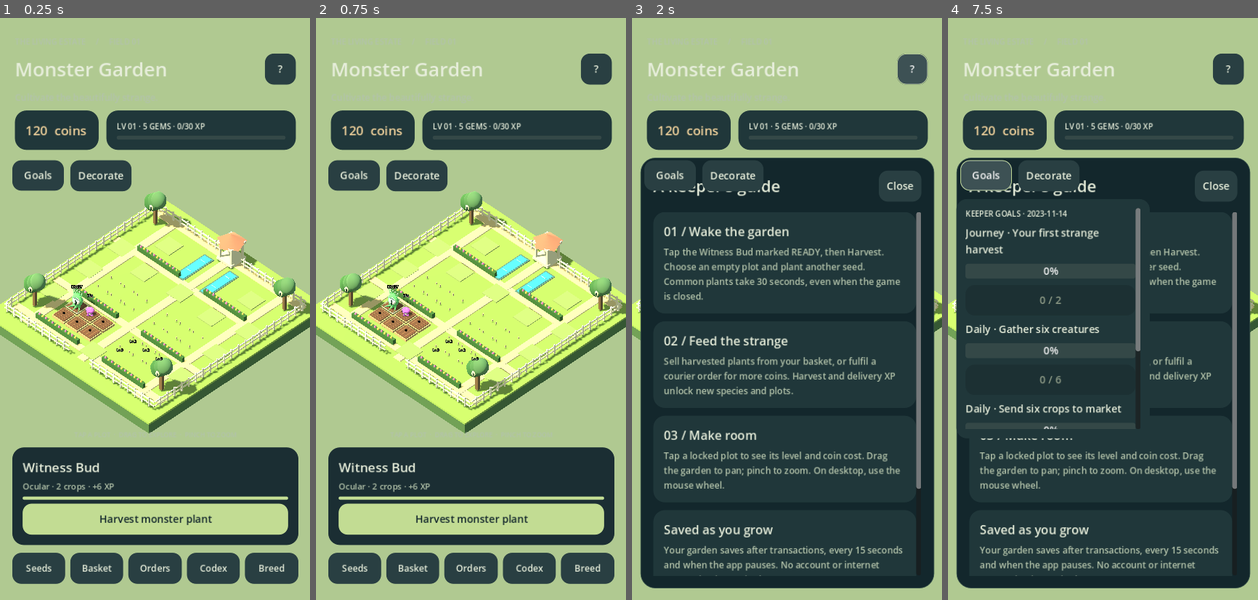
Above: before the commit, frames 1-4 (left to right).
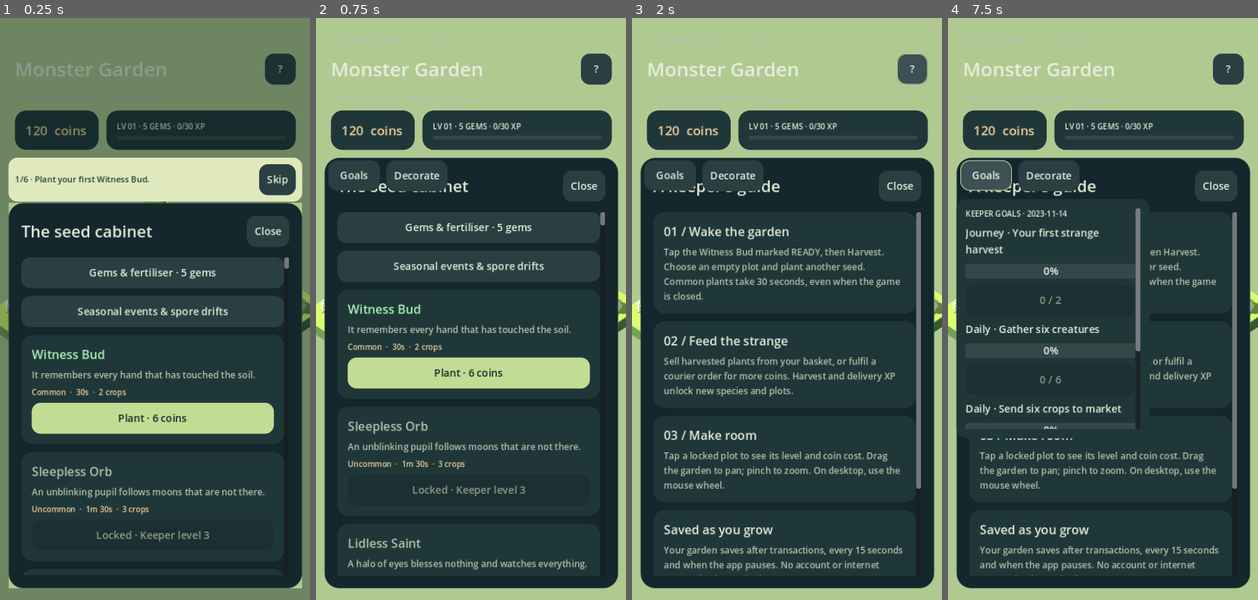
Above: after the commit, the same moments.

Repository: Kashwino/Monster-Garden
Game: Godot game, scene res://scenes/Main.tscn
Two runs of this game, one before a commit and one after it. Both use one fixed random seed, a clock stepped at 60 frames per second and the inputs below.
Inputs (mouse positions are in pixels of both pictures, inside the frame that each line leads up to):
- Up to frame 1 (0.25 s): no input
- Up to frame 2 (0.75 s): click (591, 180) at 0.5 s, where only the run after the commit has a clickable "Skip"
- Up to frame 3 (2 s): click "?" at 1.25 s
- Up to frame 4 (7.5 s): click (1103, 518) at 2 s, where only the run before the commit has a clickable "Harvest monster plant"; click (1103, 518) at 2.75 s, where only the run after the commit has a clickable "Choose a monster seed"; click "Seeds" at 3.5 s; click "Basket" at 4.25 s; click "Orders" at 5 s; click "Codex" at 5.75 s; click "Breed" at 6.5 s; click "Goals" at 7.25 s

The runs differ from the first frame. In frame 1, 78% of the frame differs, in the area x 0-100%, y 0-100%; in frame 2, 55%; in frame 3, less than 0.1%; in frame 4, nothing differs.

Commit message:
feat(tutorial): guide first keepers through six saved quest-driven steps

Diff:
--- a/data/quests.json
+++ b/data/quests.json
@@ -223,11 +223,11 @@
   },
   {
     "id": "tutorial_plant",
-    "title": "Choose an empty plot and plant Witness Bud.",
+    "title": "Plant your first Witness Bud.",
     "objective": {
       "type": "plant",
       "count": 1,
-      "target": ""
+      "target": "witness_bud"
     },
     "reward": {},
     "unlock_level": 1,
@@ -237,7 +237,7 @@
   },
   {
     "id": "tutorial_wait",
-    "title": "Let your new creature grow.",
+    "title": "Wait for your new plant to bloom.",
     "objective": {
       "type": "ready",
       "count": 1,
@@ -251,7 +251,7 @@
   },
   {
     "id": "tutorial_harvest",
-    "title": "Harvest your fully grown creature.",
+    "title": "Harvest your blooming creature.",
     "objective": {
       "type": "harvest",
       "count": 1,
@@ -265,7 +265,7 @@
   },
   {
     "id": "tutorial_sell",
-    "title": "Sell one crop from your basket.",
+    "title": "Sell one crop from the basket.",
     "objective": {
       "type": "sell",
       "count": 1,
@@ -279,13 +279,16 @@
   },
   {
     "id": "tutorial_order",
-    "title": "Fulfil your first courier order.",
+    "title": "Gather crops and fulfil a delivery.",
     "objective": {
       "type": "order",
       "count": 1,
       "target": ""
     },
-    "reward": {},
+    "reward": {
+      "xp": 10,
+      "coins": 65
+    },
     "unlock_level": 1,
     "after": "",
     "is_tutorial": true,
@@ -293,7 +296,7 @@
   },
   {
     "id": "tutorial_breed",
-    "title": "Build a bench and graft your first seed.",
+    "title": "Build a bench and graft two crops.",
     "objective": {
       "type": "breed",
       "count": 1,
--- a/project.godot
+++ b/project.godot
@@ -33,6 +33,8 @@
 Decorations="*res://scripts/core/Decorations.gd"
 AudioManager="*res://scripts/services/AudioManager.gd"
 
+Tutorial="*res://scripts/core/Tutorial.gd"
+
 [display]
 window/size/viewport_width=480
 window/size/viewport_height=900
--- a/scripts/core/Events.gd
+++ b/scripts/core/Events.gd
@@ -19,3 +19,5 @@
 signal application_resumed
 
 signal cloud_choice(choice: String)
+
+signal tutorial_step(id: String)
--- a/scripts/core/Game.gd
+++ b/scripts/core/Game.gd
@@ -3,7 +3,7 @@
 signal selection_changed(index: int)
 signal restored
 const PLOT_COUNT := GardenLayout.PLOT_COUNT
-const SAVE_MODULES := {"unlocks":"UnlockManager", "breeding":"Breeding", "quests":"QuestManager", "clock":"OfflineProgression", "notifications":"Notifications", "premium":"Premium", "decorations":"Decorations", "audio":"AudioManager"}
+const SAVE_MODULES := {"unlocks":"UnlockManager", "breeding":"Breeding", "quests":"QuestManager", "clock":"OfflineProgression", "notifications":"Notifications", "premium":"Premium", "decorations":"Decorations", "audio":"AudioManager", "tutorial":"Tutorial"}
 var plots: Array[Dictionary] = []
 var selected_plot: int = 0
 var discovered: Array[String] = []
--- a/scripts/core/QuestManager.gd
+++ b/scripts/core/QuestManager.gd
@@ -22,7 +22,7 @@
 		if fresh: record("breed_new", 1, id))
 	Events.species_discovered.connect(func(id: String) -> void: record("discover", 1, id))
 	Events.decoration_placed.connect(func(id: String) -> void: record("decoration", 1, id))
-	Events.plot_ready.connect(func(_i: int) -> void: record("ready", 1))
+	Events.plot_ready.connect(func(index: int) -> void: record("ready", 1, str(index)))
 	LevelXP.leveled_up.connect(func(level: int) -> void: record("level", level))
 	_midnight = Timer.new()
 	_midnight.one_shot = true
@@ -45,6 +45,7 @@
 func record(kind: String, amount: int, target: String = "") -> void:
 	for id: String in definitions:
 		if not is_active(id): continue
+		if bool(definitions[id].get("is_tutorial",false)) and kind=="ready" and target!=str(Tutorial.target_plot): continue
 		var objective: Dictionary = definitions[id].objective
 		if objective.type != kind or (String(objective.target) != "" and objective.target != target): continue
 		var previous := int(progress.get(id, 0))
--- a/scripts/core/SaveManager.gd
+++ b/scripts/core/SaveManager.gd
@@ -1,7 +1,7 @@
 extends Node
 ## Only persistence interface: save_data(payload) and load_data().
 ## Backend seam: a future cloud adapter must keep local durability first.
-const VERSION := 10
+const VERSION := 11
 var save_path: String = OS.get_environment("MONSTER_GARDEN_SAVE_PATH") if OS.has_environment("MONSTER_GARDEN_SAVE_PATH") else "user://garden.json"
 var write_blocked: bool = false
 signal cloud_loaded(payload: Dictionary)
@@ -114,6 +114,10 @@
 		migrated["decorations"]={"storage":{},"placements":{}}
 		migrated["audio"]={}
 		migrated["schema_version"]=10
+	if int(migrated.schema_version)<11:
+		# Existing keepers keep their progress; onboarding is only for a new garden.
+		migrated["tutorial"]={"completed":true,"step":6}
+		migrated["schema_version"]=11
 	return migrated
 
 func _accept_cloud(payload: Dictionary) -> void:
--- /dev/null
+++ b/scripts/core/Tutorial.gd
@@ -0,0 +1,49 @@
+extends Node
+signal changed
+var steps: Array[String]=[]
+var step:=0
+var completed:=false
+var skipped:=false
+var target_plot:=-1
+var _advancing:=false
+func _ready() -> void:
+	for id: String in QuestManager.definitions:
+		if bool(QuestManager.definitions[id].get("is_tutorial",false)): steps.append(id)
+	QuestManager.objective_completed.connect(_complete)
+	Events.crop_planted.connect(func(index: int,_id: String) -> void:
+		if current_id()=="tutorial_plant": target_plot=index)
+	Game.restored.connect(_resume)
+func current_id() -> String:
+	return "" if completed or step>=steps.size() else steps[step]
+func definition() -> Dictionary:
+	return QuestManager.definitions.get(current_id(),{})
+func _complete(id: String) -> void:
+	if id==current_id() and not _advancing:
+		_advancing=true;call_deferred("_advance")
+func _advance() -> void:
+	_advancing=false
+	if completed or not QuestManager.can_claim(current_id()): return
+	QuestManager.claim(current_id())
+	step+=1
+	if step>=steps.size(): completed=true
+	_activate();Game.persist()
+func _activate() -> void:
+	QuestManager.tutorial_active_id=current_id()
+	changed.emit()
+	if not current_id().is_empty():
+		Events.tutorial_step.emit(current_id())
+		if QuestManager.can_claim(current_id()): _complete(current_id())
+func _resume() -> void:
+	_activate()
+	if current_id()=="tutorial_wait" and target_plot>=0 and target_plot<Game.plots.size():
+		if Game.plots[target_plot].species_id!="" and Game.progress(target_plot)>=1:
+			QuestManager.record("ready",1,str(target_plot))
+func skip() -> void:
+	completed=true;skipped=true;_activate();Game.persist()
+func snapshot() -> Dictionary:
+	return {"step":step,"completed":completed,"skipped":skipped,"target_plot":target_plot}
+func restore(data: Dictionary) -> void:
+	step=clampi(int(data.get("step",0)),0,steps.size())
+	completed=bool(data.get("completed",false)) or step>=steps.size()
+	skipped=bool(data.get("skipped",false));target_plot=int(data.get("target_plot",-1))
+	QuestManager.tutorial_active_id=current_id()
--- a/scripts/ui/HUD.gd
+++ b/scripts/ui/HUD.gd
@@ -40,6 +40,10 @@
 	_build_modal()
 	_build_toast()
 	_build_goals()
+	var tutorial:=Control.new()
+	tutorial.set_script(preload("res://scripts/ui/TutorialOverlay.gd"))
+	tutorial.hud=self
+	_root.add_child(tutorial)
 	Game.restored.connect(_on_restored)
 	Game.selection_changed.connect(func(_i: int) -> void: _refresh())
 	Game.plot_changed.connect(func(_i: int) -> void: _refresh())
--- /dev/null
+++ b/scripts/ui/TutorialOverlay.gd
@@ -0,0 +1,47 @@
+extends Control
+## Four panels form an input mask around the current play area.
+var hud: Node
+var _masks: Array[ColorRect]=[]
+var _line: Label
+var _bar: PanelContainer
+var _last_id:=""
+func _ready() -> void:
+	set_anchors_and_offsets_preset(Control.PRESET_FULL_RECT)
+	mouse_filter=Control.MOUSE_FILTER_IGNORE
+	for i: int in 4:
+		var mask:=ColorRect.new();mask.color=Color(0.04,.12,.1,.4)
+		mask.mouse_filter=Control.MOUSE_FILTER_STOP;add_child(mask);_masks.append(mask)
+	_bar=PanelContainer.new();_bar.position=Vector2(12,216);_bar.size=Vector2(456,60)
+	_bar.add_theme_stylebox_override("panel",hud._style(Color("e0e9bd"),14,10));add_child(_bar)
+	var row:=HBoxContainer.new();_bar.add_child(row)
+	_line=hud._label("",13,Color("213d35"));_line.size_flags_horizontal=Control.SIZE_EXPAND_FILL
+	_line.autowrap_mode=TextServer.AUTOWRAP_WORD_SMART;row.add_child(_line)
+	row.add_child(hud._button("Skip",Tutorial.skip))
+	Tutorial.changed.connect(_refresh)
+	Game.restored.connect(_refresh)
+	_refresh()
+func _refresh() -> void:
+	visible=not Tutorial.completed
+	hud._modal.offset_top=286 if visible else 216
+	if not visible: return
+	_line.text="%d/6 · %s"%[Tutorial.step+1,Tutorial.definition().get("title","")]
+	if _last_id!=Tutorial.current_id():
+		_last_id=Tutorial.current_id();call_deferred("_focus")
+func _focus() -> void:
+	if Tutorial.completed: return
+	match String(Tutorial.definition().get("focus","")):
+		"plant":
+			for i: int in Game.plots.size():
+				if Game.plots[i].unlocked and Game.plots[i].species_id=="": Game.select_plot(i);break
+			hud._open("seeds")
+		"plot", "action":
+			hud._close()
+			if Tutorial.target_plot>=0: Game.select_plot(Tutorial.target_plot)
+		"basket", "orders", "breed": hud._open(String(Tutorial.definition().focus))
+func _process(_delta: float) -> void:
+	if not visible: return
+	# Presentation-only geometry; progression is entirely signal/data driven.
+	var hole:=Rect2(Vector2(0,282),Vector2(size.x,size.y-282))
+	if hud._modal.visible: hole=hud._modal.get_global_rect()
+	var rectangles: Array[Rect2]=[Rect2(0,0,size.x,hole.position.y),Rect2(0,hole.end.y,size.x,size.y-hole.end.y),Rect2(0,hole.position.y,hole.position.x,hole.size.y),Rect2(hole.end.x,hole.position.y,size.x-hole.end.x,hole.size.y)]
+	for i: int in 4: _masks[i].position=rectangles[i].position;_masks[i].size=rectangles[i].size
--- /dev/null
+++ b/tests/tutorial_tests.gd
@@ -0,0 +1,45 @@
+extends SceneTree
+var checks:=0
+var failures:=0
+func _initialize() -> void: call_deferred("run")
+func check(ok: bool, message: String) -> void:
+	checks+=1
+	if not ok: failures+=1;push_error("FAIL: "+message)
+func run() -> void:
+	await process_frame
+	var tutorial:=root.get_node("Tutorial")
+	var game:=root.get_node("Game")
+	var quests:=root.get_node("QuestManager")
+	var events:=root.get_node("Events")
+	var inventory:=root.get_node("Inventory")
+	quests.restore({});tutorial.restore({});tutorial._resume()
+	root.get_node("Economy").coins=1000
+	game.plots[2]=game.empty_plot(true)
+	check(tutorial.current_id()=="tutorial_plant","new garden begins at planting")
+	check(game.plant(2,"witness_bud"),"tutorial seed can be planted")
+	await process_frame
+	check(tutorial.current_id()=="tutorial_wait" and tutorial.target_plot==2,"plant event advances and remembers actual plot")
+	events.plot_ready.emit(1)
+	await process_frame
+	check(tutorial.current_id()=="tutorial_wait","another crop cannot complete the wait step")
+	game.plots[2].ready_at=game.now()-1
+	tutorial.restore(tutorial.snapshot());tutorial._resume()
+	await process_frame
+	check(tutorial.current_id()=="tutorial_harvest","resume recognizes a crop that finished offline")
+	game.harvest(2)
+	await process_frame
+	check(tutorial.current_id()=="tutorial_sell","harvest advances to sale")
+	root.get_node("Economy").sell("witness_bud",1)
+	await process_frame
+	check(tutorial.current_id()=="tutorial_order","sale advances to delivery")
+	quests.record("order",1)
+	await process_frame
+	check(tutorial.current_id()=="tutorial_breed","delivery advances to breeding")
+	quests.record("breed",1)
+	await process_frame
+	check(tutorial.completed and quests.tutorial_active_id=="","all six steps complete once")
+	tutorial.restore(tutorial.snapshot());tutorial._resume()
+	check(tutorial.completed,"completed tutorial never replays")
+	tutorial.restore({});tutorial.skip()
+	check(tutorial.completed and tutorial.skipped,"skip is saved")
+	print("RESULT: %d tutorial checks, %d failures"%[checks,failures]);quit(1 if failures else 0)
